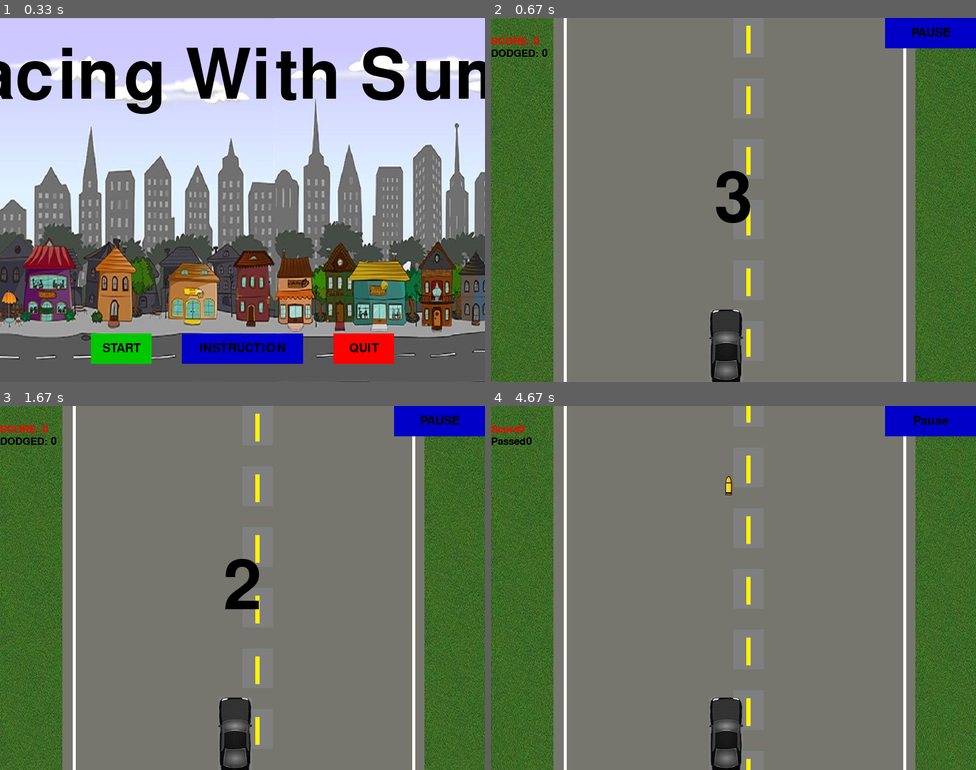
Above: before the commit, frames 1-4 (two rows, left to right).
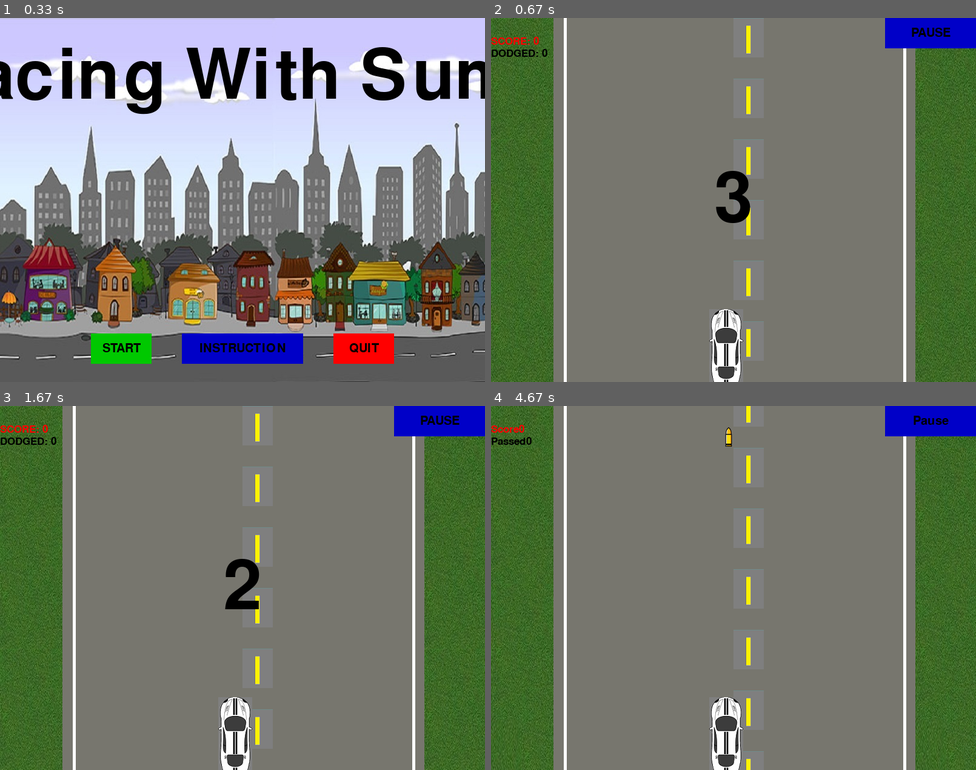
Above: after the commit, the same moments.

Repository: vishuKaushik722/pygame
Game: pygame game, started from 1.py
Two runs of this game, one before a commit and one after it. Both use one fixed random seed, a clock stepped at 60 frames per second and the inputs below.
Inputs:
- Up to frame 1 (0.33 s): no input
- Up to frame 2 (0.67 s): click "START" at 0.38 s
- Up to frame 3 (1.67 s): no input
- Up to frame 4 (4.67 s): tap A at 3.4 s; tap Space at 4.1 s

Frame 1 is identical in both runs. In frame 2, 1.1% of the frame differs, in the area x 45-52%, y 80-100%; in frame 3, 1.1%; in frame 4, 1.2%, in the area x 45-52%, y 5-100%.

Commit message:
added sound

Diff:
--- a/1.py
+++ b/1.py
@@ -13,18 +13,21 @@
 import time
 import random
 import math
+from pygame import mixer
 
 
 gamedisplays=pygame.display.set_mode((display_width,display_height))
 pygame.display.set_caption("Racing With Sumo")
 clock=pygame.time.Clock()
-carimg=pygame.image.load('car1.jpg')
+carimg=pygame.image.load('car7.jpg')
 backgroundpic=pygame.image.load("download12.jpg")
 yellow_strip=pygame.image.load("yellow strip.jpg")
 strip=pygame.image.load("strip.jpg")
 intro_background=pygame.image.load("background.jpg")
 instruction_background=pygame.image.load("background2.jpg")
 bulletImg = pygame.image.load('bullet.png')
+mixer.music.load("background.mp3")
+mixer.music.play(-1)
 car_width=56
 pause=False
 bullet_state = "ready"
@@ -314,7 +317,7 @@
     y2=7
     fps=120
     bulletX = 0
-    bulletY = 480
+    bulletY = 400
     bulletX_change = 0
     bulletY_change = 25
     global bullet_state
@@ -337,6 +340,8 @@
                     obstacle_speed-=2
                 if event.key == pygame.K_SPACE:
                     if bullet_state is "ready":
+                        bullet_sound = mixer.Sound("bullet.wav")
+                        bullet_sound.play()
                         bulletX = x
                         fire_bullet(bulletX, bulletY)
             if event.type==pygame.KEYUP:
@@ -378,8 +383,12 @@
         car(x,y)
         score_system(passed,score)
         if x>690-car_width or x<110:
+            crash_sound = mixer.Sound("crash.wav")
+            crash_sound.play()
             crash()
         if x>display_width-(car_width+110) or x<110:
+            crash_sound = mixer.Sound("crash.wav")
+            crash_sound.play()
             crash()
         if obs_starty>display_height:
             obs_starty=0-obs_height
@@ -399,6 +408,8 @@
 
         if y<obs_starty+obs_height:
             if x > obs_startx and x < obs_startx + obs_width or x+car_width > obs_startx and x+car_width < obs_startx+obs_width:
+                crash_sound = mixer.Sound("crash.wav")
+                crash_sound.play()
                 crash()
         if bulletY <= 0:
             bulletY = 480
@@ -409,6 +420,8 @@
             bulletY -= bulletY_change
         collison = isCollison(obs_startx,obs_starty,bulletX,bulletY)
         if collison:
+            explosion_sound = mixer.Sound("brust.wav")
+            explosion_sound.play()
             bulletY = 480
             bullet_state = "ready"
             obs_startx=random.randrange(200,(display_width-200))
Not shown, added: background.mp3
Not shown, added: brust.wav
Not shown, added: bullet.wav
Not shown, added: crash.wav
